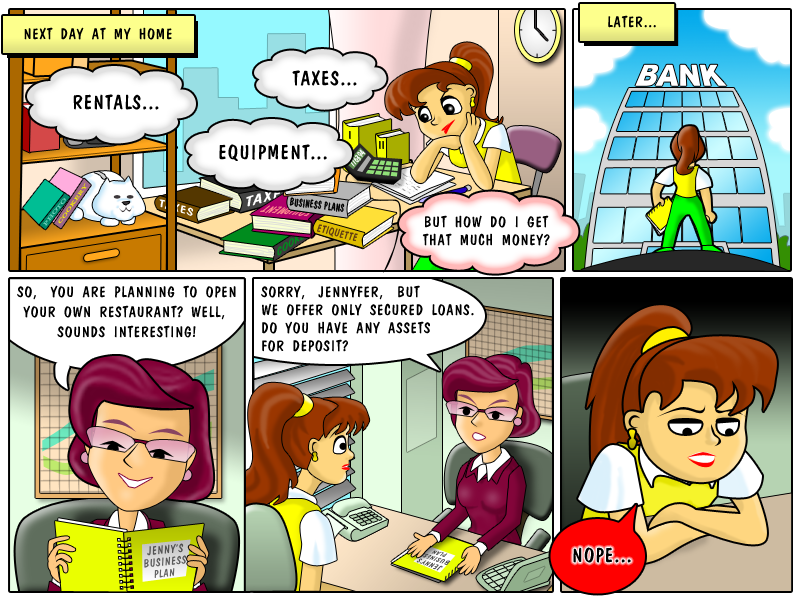
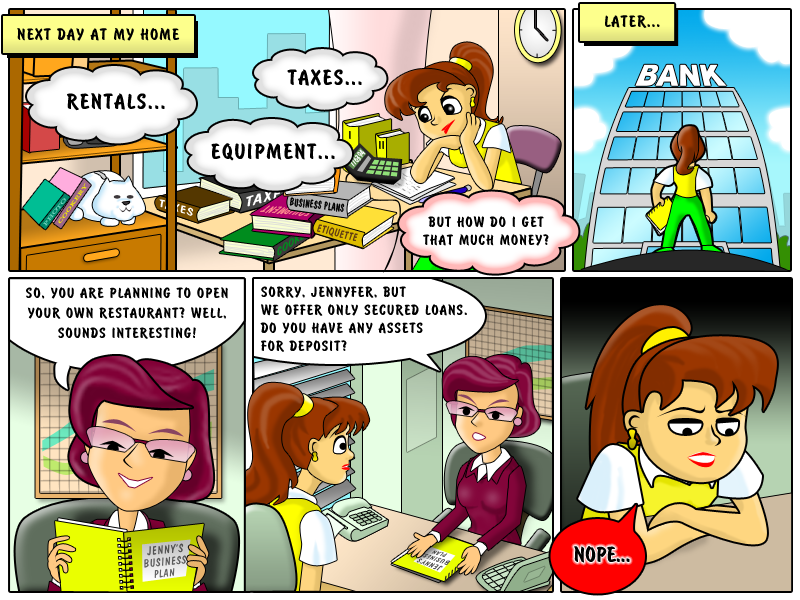
The second (800, 600) image is a revision of the first. Changes to its layers:
added group "text en" with 9 layers above "Layer 1" over <box>17,15,660,563</box>
moved "NOPE..." into group "text en", painted on it over <box>573,546,631,563</box>
moved "SORRY, JENNYFER, BUT WE OFFER" into group "text en", painted on it over <box>260,285,474,352</box>
moved "SO, YOU ARE PLANNING TO OPEN Y" into group "text en", painted on it over <box>17,285,236,339</box>
moved "LATER..." into group "text en", painted on it over <box>605,15,660,28</box>
moved "BUT HOW DO I GET THAT MUCH MON" into group "text en", painted on it over <box>422,215,550,246</box>
moved "EQUIPMENT..." into group "text en", painted on it over <box>211,143,335,161</box>
moved "TAXES..." into group "text en", painted on it over <box>287,69,362,86</box>
moved "RENTALS..." into group "text en", painted on it over <box>67,93,165,111</box>
moved "NEXT DAY AT MY HOME" into group "text en", painted on it over <box>17,27,180,41</box>
